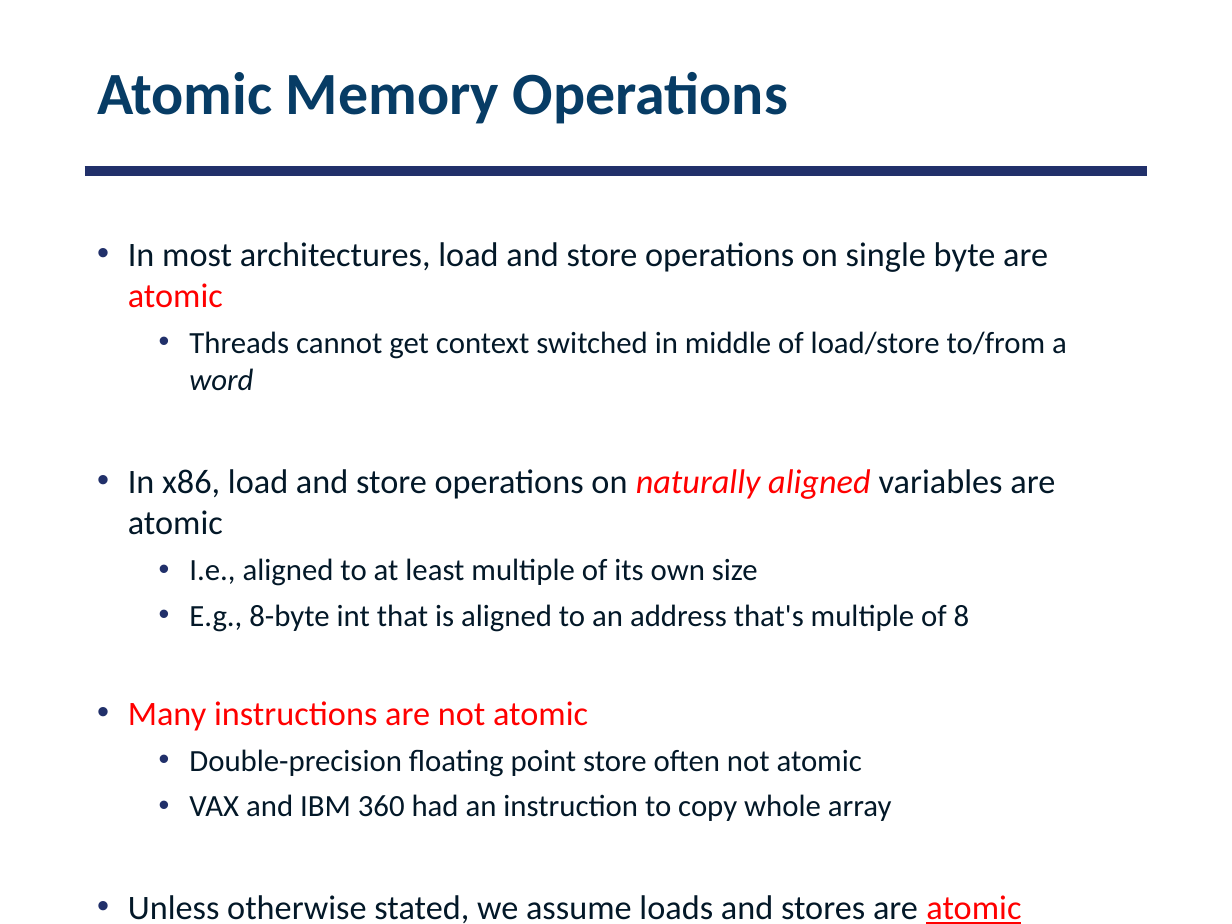
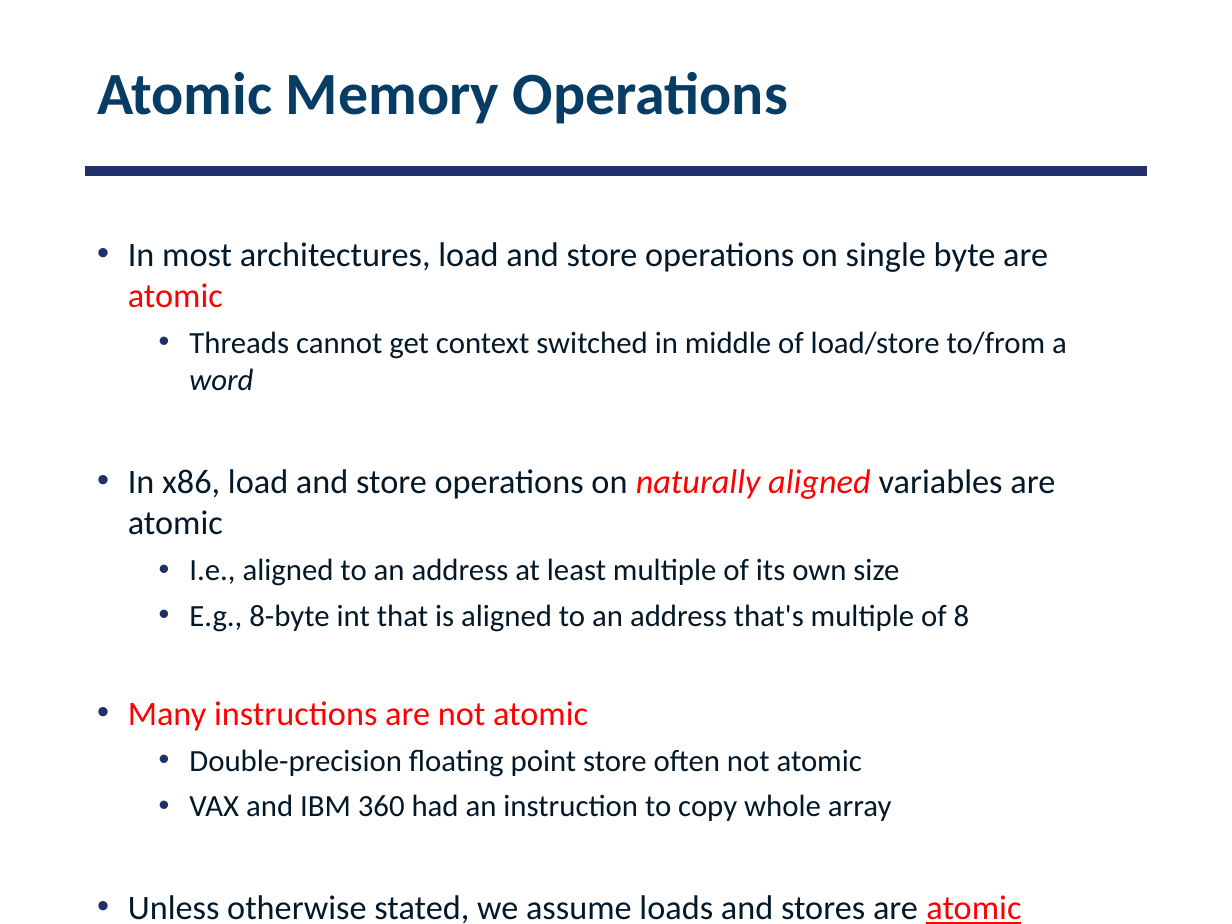
Before and after one commit to smajidzahedi/ECE350, a slide deck: slide 27 of Lectures/03-multithreaded.pptx (slide 23 before the commit). Drawn at 1232x924 pixels with LibreOffice and Linux fonts; fonts in the diff are those of the drawing. Boxes give left, top, right and bottom in pixels: in the first picture for what was removed or moved away, otherwise in the second. Text is boxed around its words. In the diff, an @@ line names an element or a change of style, - is before the commit and + after.

```diff
--- a/Lectures/03-multithreaded.pptx
+++ b/Lectures/03-multithreaded.pptx
@@ text at (x1=189, y1=558, x2=899, y2=586): text changed @@
-  • I.e., aligned to at least multiple of its own size
+  • I.e., aligned to an address at least multiple of its own size
```
Also in this commit, not shown: 1 other slide changed, 4 slides added, 3 other files.
